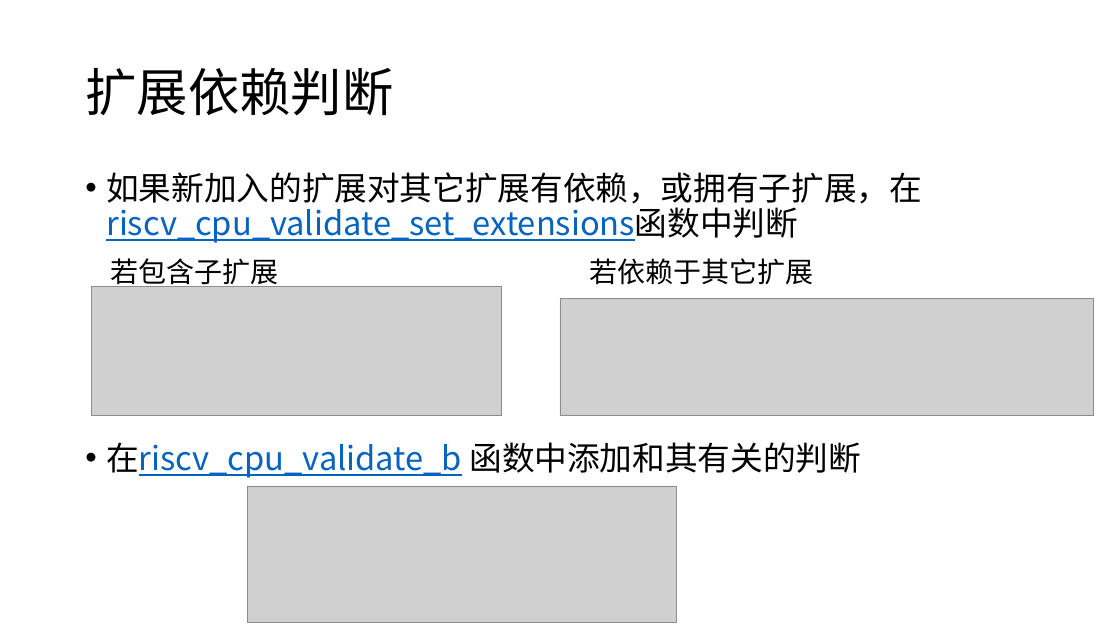
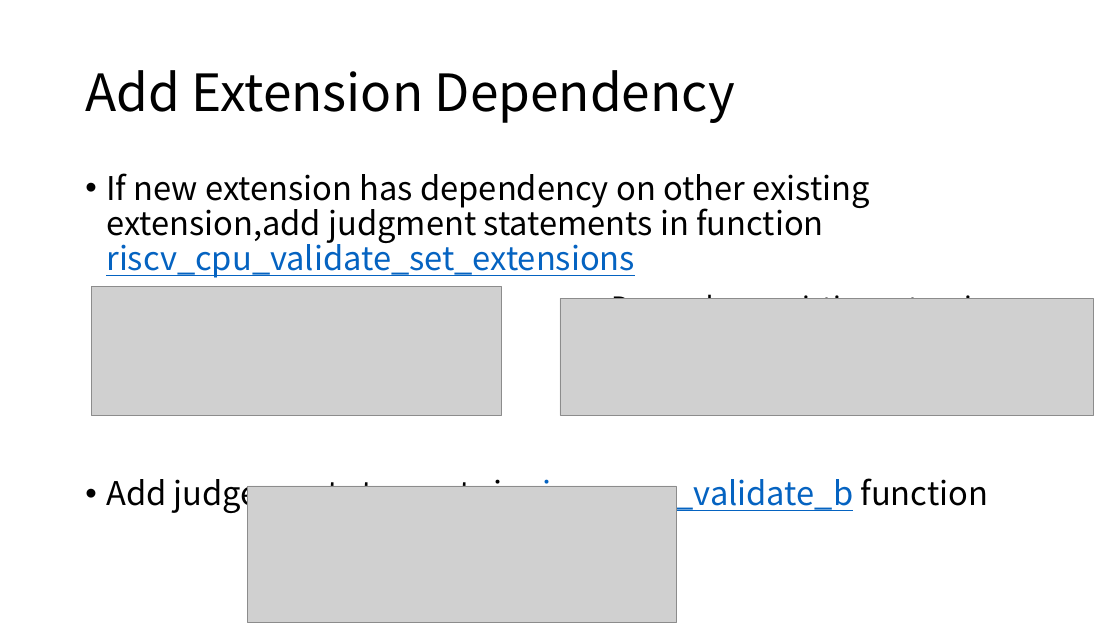
Before and after one commit to dajunHuang/notes, a slide deck: slide 8 of QEMU 支持指令集及扩展方法.pptx (slide 10 before the commit). Drawn at 1120x630 pixels with LibreOffice and Linux fonts; fonts in the diff are those of the drawing; grey boxes stand for pictures. Boxes give left, top, right and bottom in pixels: in the first picture for what was removed or moved away, otherwise in the second. Text is boxed around its words. In the diff, an @@ line names an element or a change of style, - is before the commit and + after.

```diff
--- a/QEMU 支持指令集及扩展方法.pptx
+++ b/QEMU 支持指令集及扩展方法.pptx
@@ title at (85, 70, 735, 123): text changed @@
-扩展依赖判断
+Add Extension Dependency
@@ text at (106, 173, 1006, 514): text changed @@
-• 如果新加入的扩展对其它扩展有依赖，或拥有子扩展，在riscv_cpu_validate_set_extensions函数中判断
-若包含子扩展 若依赖于其它扩展
-• 在riscv_cpu_validate_b 函数中添加和其有关的判断
+• If new extension has dependency on other existing extension,add judgment statements in function riscv_cpu_validate_set_extensions
+Has sub-extension Depends on existing extension
+• Add judgement staments in riscv_cpu_validate_b function
```
Also in this commit, not shown: 8 other slides changed, 3 slides added, 7 slides removed, 10 other files.
